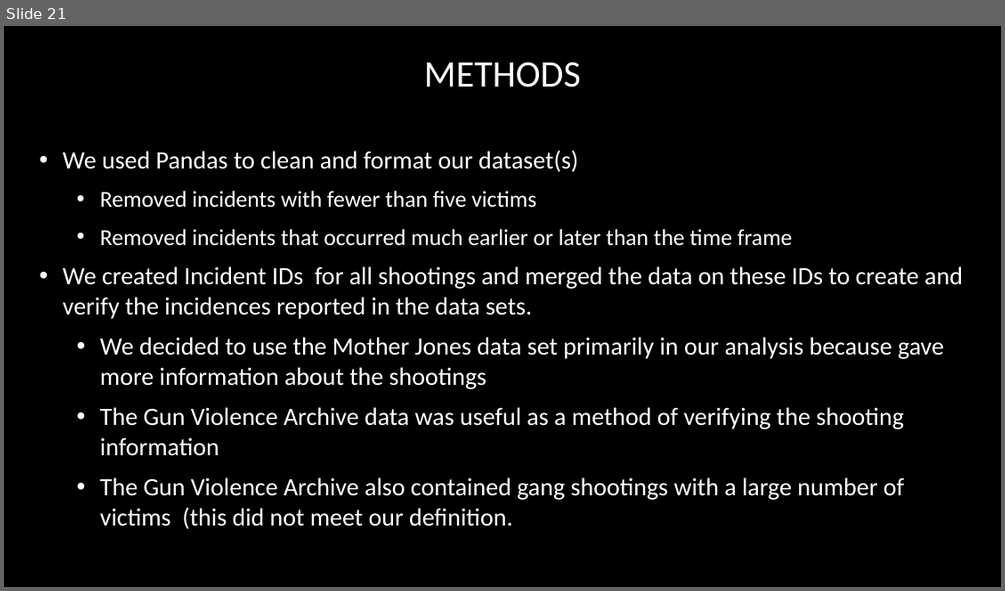
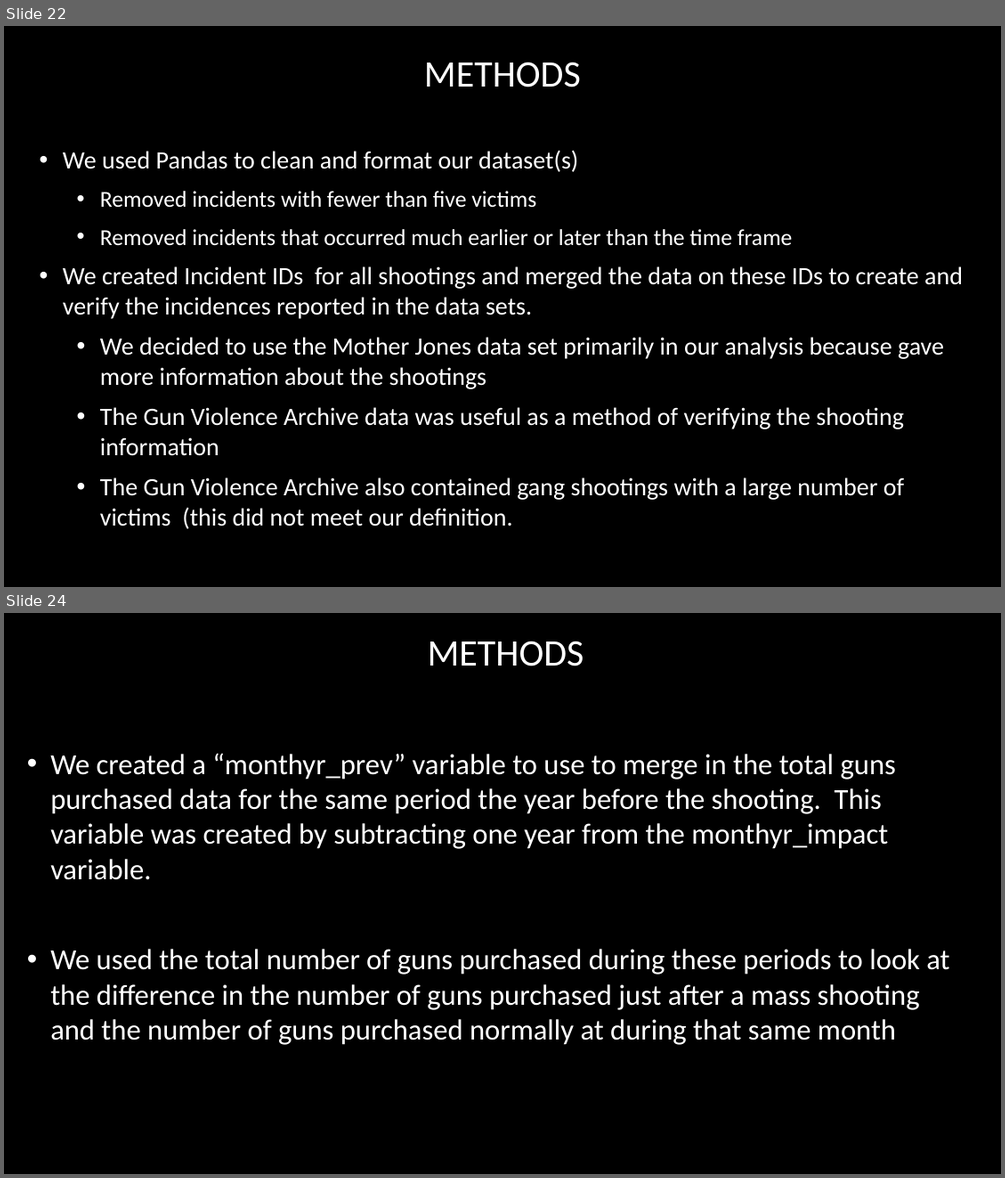
Before and after one commit to tmartinez52/Driving-Gun-Sales, a slide deck: Data Merged/Mass Shooting and Gun purchases in U.S.A .pptx. Shown one above the other, each under a label of ours: slide 21 before the commit, slides 22 and 24 after it; the slides between them are not shown. The pictures are 1005x591 and 1005x1178 pixels, drawn with LibreOffice and Linux fonts; fonts in the diff are those of the drawing; background and template pictures are left out. Boxes give left, top, right and bottom in pixels: in the first picture for what was removed or moved away, otherwise in the second. Text is boxed around its words. In the diff, an @@ line names an element or a change of style, - is before the commit and + after.

```diff
--- a/Data Merged/Mass Shooting and Gun purchases in U.S.A .pptx
+++ b/Data Merged/Mass Shooting and Gun purchases in U.S.A .pptx
@@ slide 24 added at (4,613,1001,1174), background picture (left out) @@
@@ title added at (428,641,584,666), 36 pt, text #FFFFFF @@
+METHODS
@@ text added at (50,753,949,1045), 28 pt, text #FFFFFF @@
+• We created a “monthyr_prev” variable to use to merge in the total guns purchased data for the same period the year before the shooting. This variable was created by subtracting one year from the monthyr_impact variable.
+• We used the total number of guns purchased during these periods to look at the difference in the number of guns purchased just after a mass shooting and the number of guns purchased normally at during that same month
@@ what was slide 21 is now slide 22 @@
```
Also in this commit, not shown: 8 slides changed, 3 other slides added, 1 other file.
